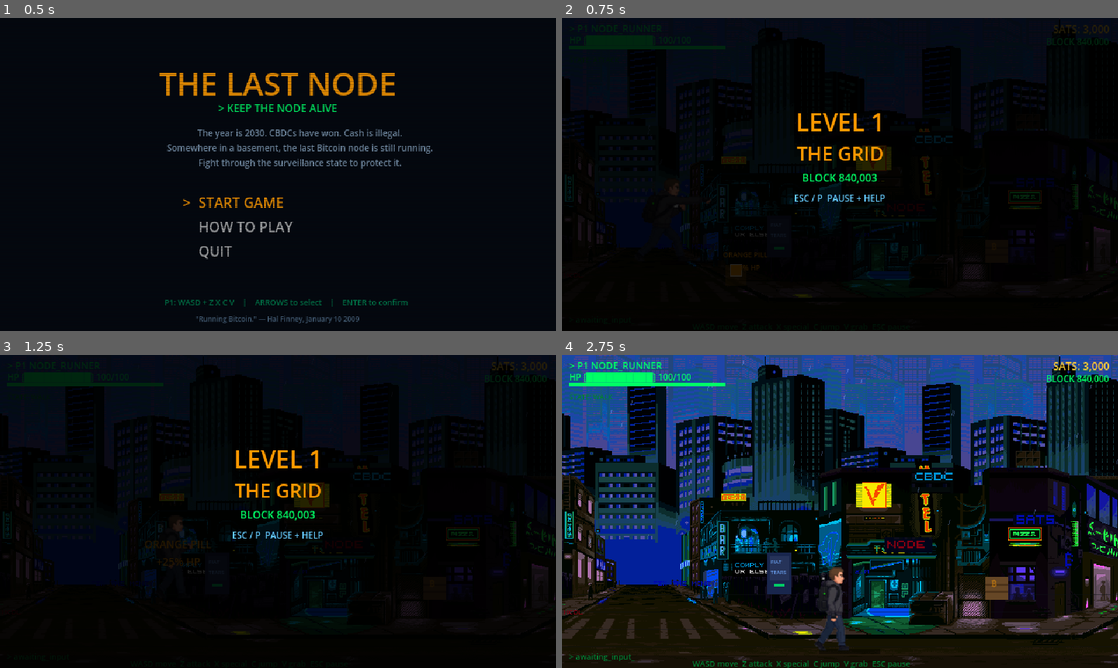
Above: before the commit, frames 1-4 (two rows, left to right).
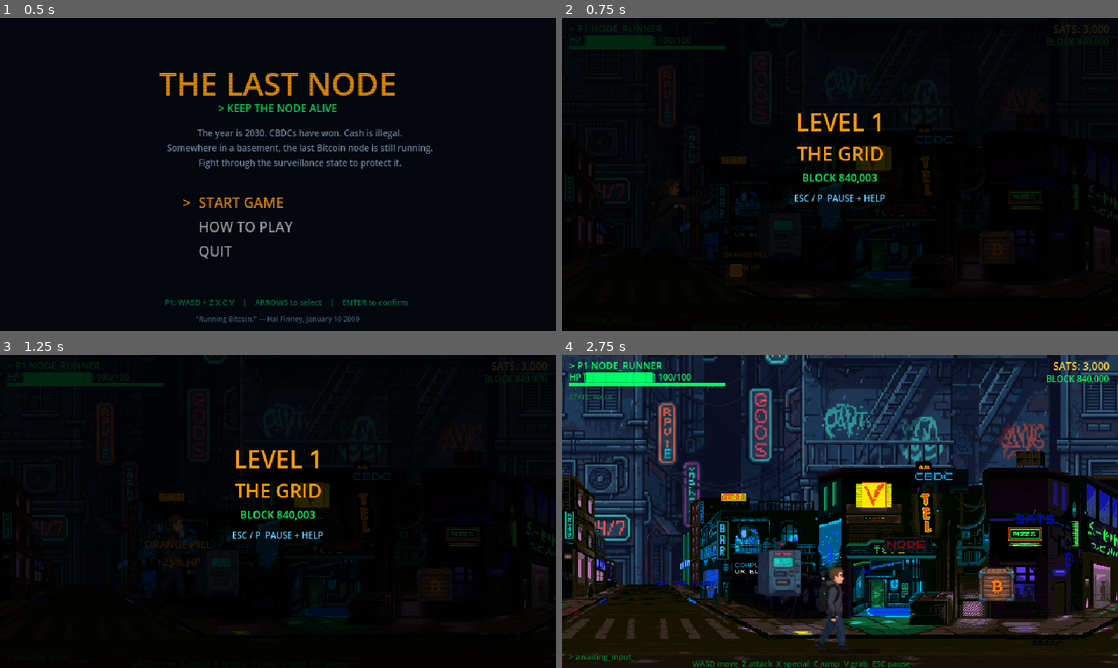
Above: after the commit, the same moments.

Repository: satsdisco/the-last-node-godot
Game: Godot game, scene res://scenes/ui/title_screen.tscn
Two runs of this game, one before a commit and one after it. Both use one fixed random seed, a clock stepped at 60 frames per second and the inputs below.
Inputs (mouse positions are in pixels of both pictures, inside the frame that each line leads up to):
- Up to frame 1 (0.5 s): no input
- Up to frame 2 (0.75 s): tap Enter at 0.5 s; move the mouse to (962, 158) at 0.52 s; hold D (move_right) from 0.53 s (still down); tap Z (attack) at 0.6 s; click (962, 158) at 0.67 s
- Up to frame 3 (1.25 s): keep holding D (move_right); tap C (jump) at 0.77 s
- Up to frame 4 (2.75 s): move the mouse to (728, 527) at 1.27 s; release D (move_right) at 1.28 s; hold S (move_down) 1.28-2.03 s; tap Z (attack) at 1.35, 2.3 s; tap C (jump) at 1.52 s; tap Space at 2 s; move the mouse to (895, 442) at 2.02 s; hold D (move_right) from 2.03 s (still down); tap V (grab) at 2.1 s

Frame 1 is identical in both runs. In frame 2, 0.3% of the frame differs, in the area x 5-79%, y 12-76%; in frame 3, 0.3%; in frame 4, 41%, in the area x 0-100%, y 0-79%.

Commit message:
Add AI-generated props, enemy sprites, and street fill background
Props (processed from cyberpunk-pack, bg removed, scaled for game):
- FIAT TEARS vending machine (50x64)
- KYC checkpoint gate with red barrier (58x56)
- Bitcoin ATM with "NO KYC" graffiti (53x72)
- Bitcoin supply crate (42x40)
- "YOUR MONEY OUR RULES - COMPLY" propaganda billboard (46x80)

Enemies (6-frame sprite sheets, 128x128 per frame):
- Banker: idle, walk1, walk2, attack (bill throw), hit, death
- KYC Agent: idle, walk1, walk2, attack, hit, death
- Enemy base class now animates sprite based on state machine
- Sprite flips based on facing direction

Background:
- Street-level fill layer (z=-70) bridges gap between mid buildings
  and foreground — storefronts, alleyways, neon signs
- Eliminates the blue gap visible in previous build

Destructible.gd reverted to texture-based sprites (new clean PNGs
replace the broken AI art that had baked-in checkerboard)

Co-Authored-By: Claude Opus 4.6 (1M context) <noreply@anthropic.com>

Diff:
--- a/scripts/destructible.gd
+++ b/scripts/destructible.gd
@@ -44,8 +44,24 @@
 	col.shape = shape
 	add_child(col)
 
-	# Procedural prop visuals — clean pixel art style, no broken AI images
-	_build_prop_visual()
+	# Load prop sprite from texture
+	_sprite = Sprite2D.new()
+	var tex = load(PROP_TEXTURES.get(prop_type, ""))
+	if tex:
+		_sprite.texture = tex
+		_sprite.texture_filter = CanvasItem.TEXTURE_FILTER_NEAREST
+		# Position sprite so its bottom aligns with the collision (feet on ground)
+		_sprite.offset = Vector2(0, -tex.get_height() / 2.0)
+		_sprite.name = "Sprite"
+		add_child(_sprite)
+	else:
+		# Fallback colored rect
+		var fallback = ColorRect.new()
+		fallback.size = Vector2(32, 40)
+		fallback.color = Color(0.3, 0.3, 0.5)
+		fallback.position = Vector2(-16, -42)
+		fallback.name = "Sprite"
+		add_child(fallback)
 
 	z_index = int(global_position.y)
 
--- a/scripts/enemy.gd
+++ b/scripts/enemy.gd
@@ -249,6 +249,9 @@
 	died_at.emit(pos, sats)
 	queue_free()
 
+var _walk_anim_timer: float = 0.0
+var _walk_frame_idx: int = 0
+
 func _update_visuals():
 	# HP bar
 	var hp_bar = get_node_or_null("HPBar")
@@ -256,12 +259,38 @@
 		var pct = float(hp) / float(max_hp)
 		hp_bar.size.x = 32.0 * pct
 
-	# Critical flash
-	if get_hp_pct() < 0.1 and get_hp_pct() > 0:
-		var flash = fmod(Time.get_ticks_msec(), 160) < 80
-		for child in get_children():
-			if child is ColorRect and child.name != "Shadow" and child.name != "HPBar" and child.name != "HPBarBG":
-				child.modulate = Color.WHITE if flash else Color(1, 1, 1)
+	# Sprite animation — maps enemy state to sheet frames
+	# Sheet layout: 0=idle, 1=walk1, 2=walk2, 3=attack, 4=hit, 5=death
+	var sprite = get_node_or_null("Sprite") as Sprite2D
+	if sprite:
+		sprite.flip_h = (facing == 1)  # Enemies face left by default in art
+		var now = Time.get_ticks_msec() / 1000.0
+		if hp <= 0:
+			sprite.frame = 5  # death
+		elif now < stunned_until or enemy_state == EnemyState.HIT:
+			sprite.frame = 4  # hit
+		elif enemy_state == EnemyState.ATTACK:
+			sprite.frame = 3  # attack
+		elif enemy_state == EnemyState.CHASE:
+			_walk_anim_timer += get_physics_process_delta_time()
+			if _walk_anim_timer > 0.15:
+				_walk_anim_timer = 0.0
+				_walk_frame_idx = 1 - _walk_frame_idx  # toggle 0/1
+			sprite.frame = 1 + _walk_frame_idx  # walk1 or walk2
+		else:
+			sprite.frame = 0  # idle
+
+		# Critical flash on sprite
+		if get_hp_pct() < 0.1 and get_hp_pct() > 0:
+			var flash = fmod(Time.get_ticks_msec(), 160) < 80
+			sprite.modulate = Color(2, 1, 1) if flash else Color.WHITE
+	else:
+		# Critical flash on ColorRect fallback
+		if get_hp_pct() < 0.1 and get_hp_pct() > 0:
+			var flash = fmod(Time.get_ticks_msec(), 160) < 80
+			for child in get_children():
+				if child is ColorRect and child.name != "Shadow" and child.name != "HPBar" and child.name != "HPBarBG":
+					child.modulate = Color.WHITE if flash else Color(1, 1, 1)
 
 	# Pop Z offset on visual children
 	for child in get_children():
--- a/scripts/test_arena.gd
+++ b/scripts/test_arena.gd
@@ -31,6 +31,10 @@
 
 	# Layer 2: Mid buildings — fills full height
 	_add_parallax_layer("res://assets/backgrounds/synth_middle.png", -80, 0.35, 0, true)
+
+	# Layer 2.5: Street-level fill — storefronts, alleyways, graffiti
+	# Fills the gap between mid buildings and foreground street
+	_add_parallax_layer("res://assets/backgrounds/street_fill.png", -70, 0.5, 360, false)
 
 	# Layer 3: Foreground buildings — bottom-aligned to screen bottom
 	# Scale by width so the street detail fills the walkable area
@@ -296,33 +300,36 @@
 	col.shape = shape
 	e.add_child(col)
 
-	# Visual body (blue for KYC, green for banker)
-	var color = Color(0.29, 0.44, 0.65) if type == "KYC" else Color(0.0, 0.67, 0.27)
-
-	var body = ColorRect.new()
-	body.color = color
-	body.size = Vector2(22, 36)
-	body.position = Vector2(-11, -40)
-	e.add_child(body)
-
-	var head_rect = ColorRect.new()
-	head_rect.color = color
-	head_rect.size = Vector2(16, 12)
-	head_rect.position = Vector2(-8, -54)
-	e.add_child(head_rect)
-
-	# Red eyes
-	var eye = ColorRect.new()
-	eye.color = Color(1, 0.2, 0.2)
-	eye.size = Vector2(4, 3)
-	eye.position = Vector2(-4, -50)
-	e.add_child(eye)
-
-	var eye2 = ColorRect.new()
-	eye2.color = Color(1, 0.2, 0.2)
-	eye2.size = Vector2(4, 3)
-	eye2.position = Vector2(2, -50)
-	e.add_child(eye2)
+	# Sprite from sheet — banker or KYC agent
+	var sheet_path = ""
+	if type == "BANKER":
+		sheet_path = "res://assets/sprites/characters/banker_sheet.png"
+	elif type == "KYC":
+		sheet_path = "res://assets/sprites/characters/kyc_agent_sheet.png"
+
+	var sheet_tex = load(sheet_path) if sheet_path != "" else null
+	if sheet_tex:
+		var sprite = Sprite2D.new()
+		sprite.texture = sheet_tex
+		sprite.hframes = 6  # idle, walk1, walk2, attack, hit, death
+		sprite.frame = 0
+		sprite.name = "Sprite"
+		sprite.position = Vector2(0, -64)
+		sprite.texture_filter = CanvasItem.TEXTURE_FILTER_NEAREST
+		e.add_child(sprite)
+	else:
+		# Fallback colored rect for unknown enemy types
+		var color = Color(0.29, 0.44, 0.65)
+		var body = ColorRect.new()
+		body.color = color
+		body.size = Vector2(22, 36)
+		body.position = Vector2(-11, -40)
+		e.add_child(body)
+		var head_rect = ColorRect.new()
+		head_rect.color = color
+		head_rect.size = Vector2(16, 12)
+		head_rect.position = Vector2(-8, -54)
+		e.add_child(head_rect)
 
 	# Shadow
 	var shadow = ColorRect.new()
Binary file added: assets/backgrounds/street_fill.png
Binary file added: assets/sprites/characters/banker_sheet.png
Binary file added: assets/sprites/characters/kyc_agent_sheet.png
Not shown, added: assets/sprites/props/backup/prop_atm.png.import
Not shown, added: assets/sprites/props/backup/prop_billboard.png.import
Not shown, added: assets/sprites/props/backup/prop_checkpoint.png.import
Not shown, added: assets/sprites/props/backup/prop_crate.png.import
Not shown, added: assets/sprites/props/backup/prop_vending.png.import
Binary file changed: assets/sprites/props/prop_atm.png
Binary file changed: assets/sprites/props/prop_billboard.png
Binary file changed: assets/sprites/props/prop_checkpoint.png
Binary file changed: assets/sprites/props/prop_crate.png
(and 1 more such lines)
